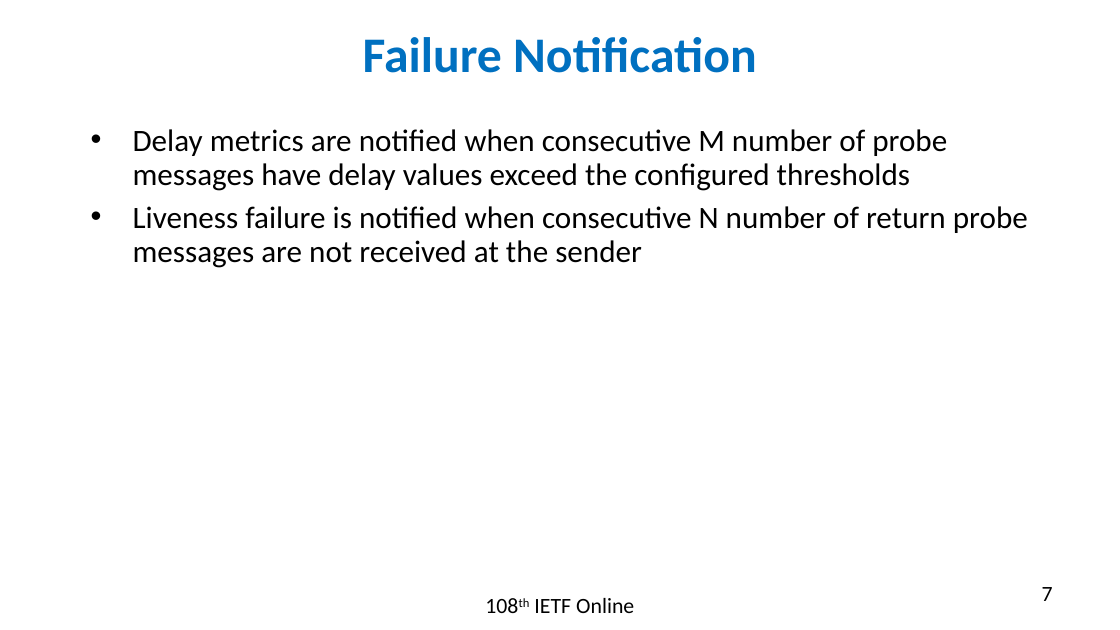
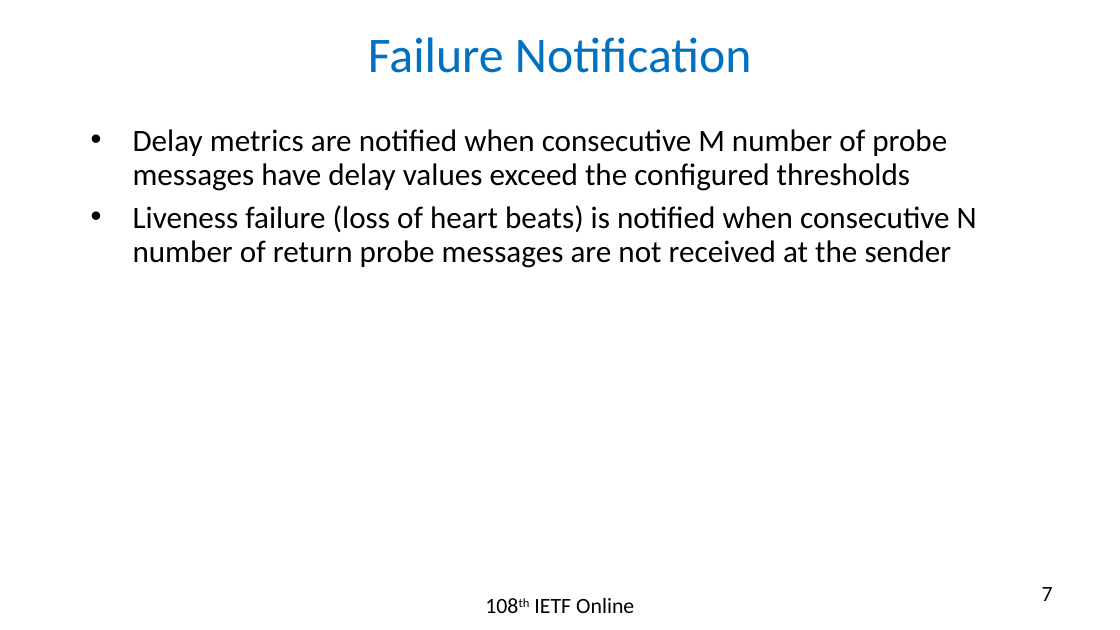
Before and after one commit to rakgandhi/ietf-slides, a slide deck: slide 7 of draft-gandhi-spring-sr-enhanced-plm-02.pptx. Drawn at 1120x630 pixels with LibreOffice and Linux fonts; fonts in the diff are those of the drawing. Boxes give left, top, right and bottom in pixels: in the first picture for what was removed or moved away, otherwise in the second. Text is boxed around its words. In the diff, an @@ line names an element or a change of style, - is before the commit and + after.

```diff
--- a/draft-gandhi-spring-sr-enhanced-plm-02.pptx
+++ b/draft-gandhi-spring-sr-enhanced-plm-02.pptx
@@ title "Failure Notification" at bbox=[368, 37, 752, 73]: bold off @@
@@ text at bbox=[133, 205, 977, 268]: text changed @@
-• Liveness failure is notified when consecutive N number of return probe messages are not received at the sender
+• Liveness failure (loss of heart beats) is notified when consecutive N number of return probe messages are not received at the sender
```
Also in this commit, not shown: 1 other slide changed, 2 slides added, 5 other files.
